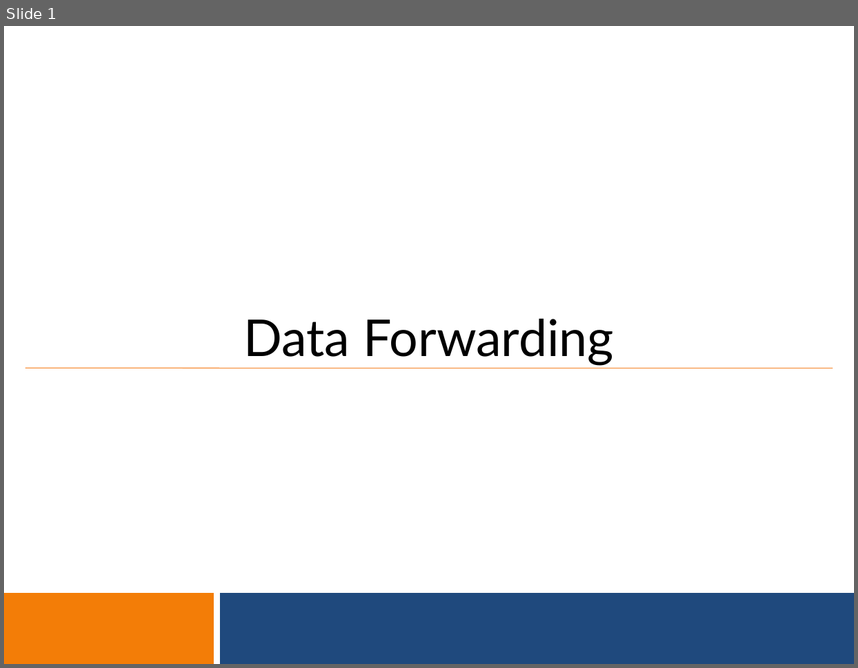
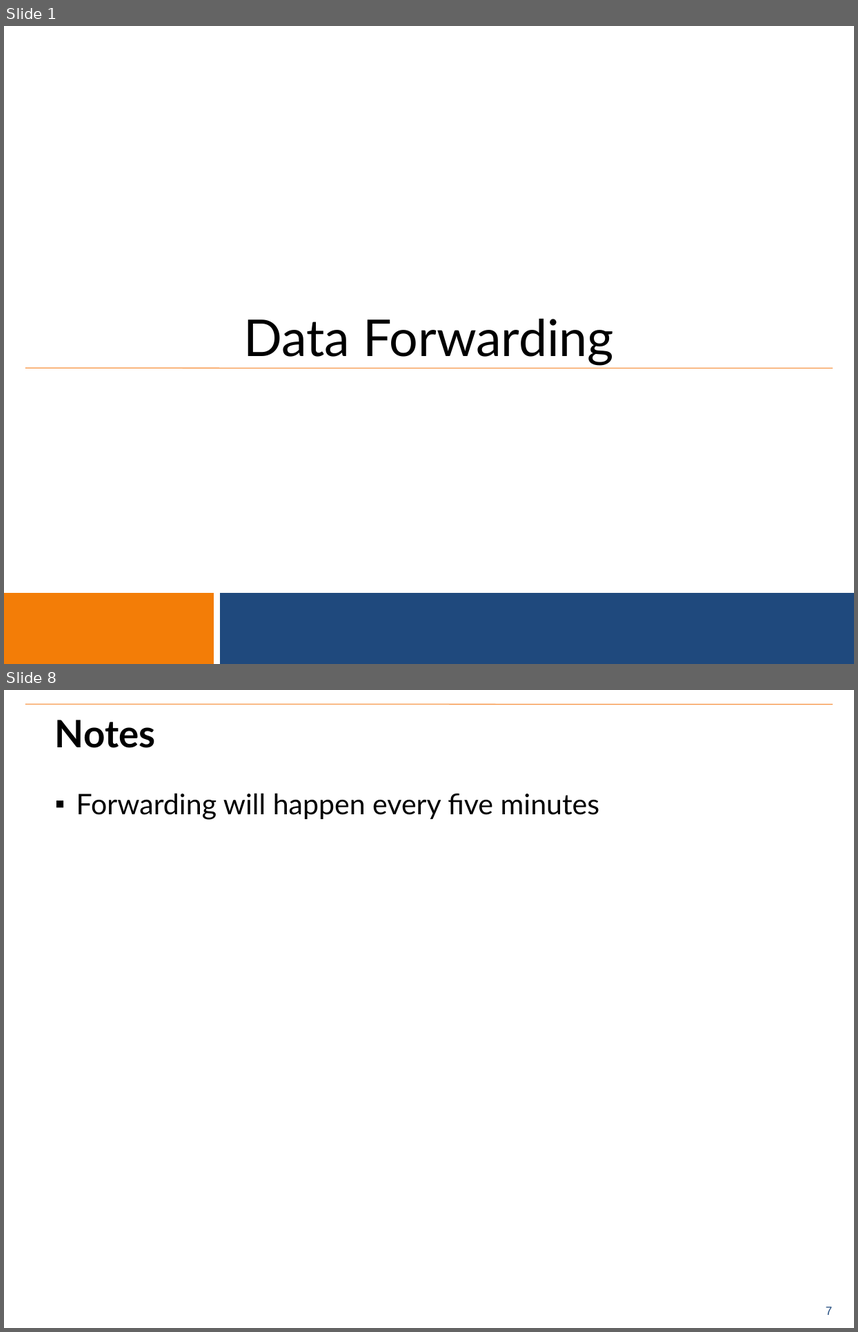
Before and after one commit to benrudolph/exi-training, a slide deck: DataForwarding/data_forwarding.pptx. Shown one above the other, each under a label of ours: slide 1 before the commit, slides 1 and 8 after it; the slides between them are not shown. The pictures are 858x668 and 858x1332 pixels, drawn with LibreOffice and Linux fonts; fonts in the diff are those of the drawing; background and template pictures are left out. Boxes give left, top, right and bottom in pixels: in the first picture for what was removed or moved away, otherwise in the second. Text is boxed around its words. In the diff, an @@ line names an element or a change of style, - is before the commit and + after.

```diff
--- a/DataForwarding/data_forwarding.pptx
+++ b/DataForwarding/data_forwarding.pptx
@@ slide 8 added at [4,690,854,1328], background #FFFFFF; not listed: 1 template element that a slide beside it also shows @@
@@ line added from (25, 704) to (833, 704), #F79646 0.75 pt @@
@@ title added at [55,720,156,748], 32 pt, text #000000, bold @@
+Notes
@@ text added at [76,793,600,820], 24 pt, text #000000 @@
+▪ Forwarding will happen every five minutes
```
Also in this commit, not shown: 6 other slides added, 3 slides removed, 10 other files.
